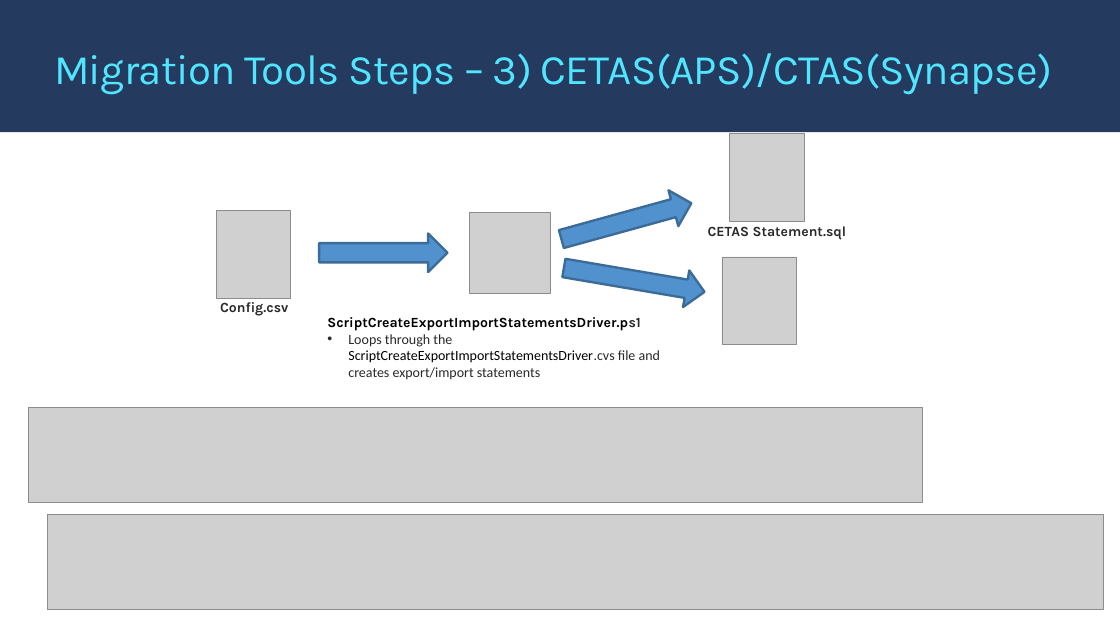
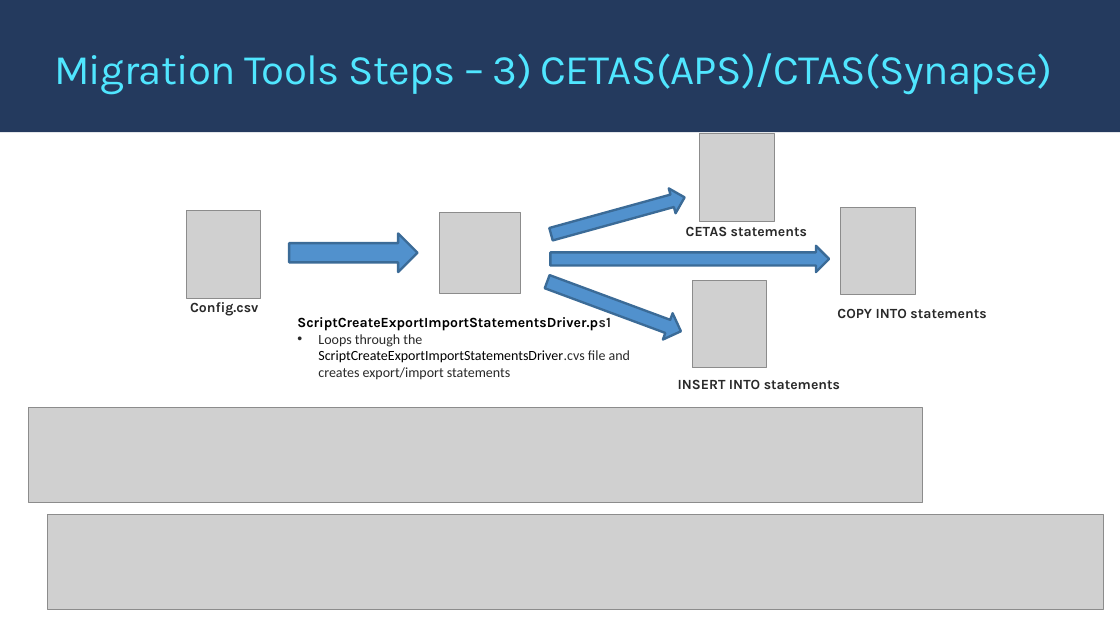
Before and after one commit to microsoft/AzureSynapseScriptsAndAccelerators, a slide deck: slide 59 of Migration/APS/APS2Synapse_Migration.pptx (slide 58 before the commit). Drawn at 1120x630 pixels with LibreOffice and Linux fonts; fonts in the diff are those of the drawing; grey boxes stand for pictures; background and template pictures are left out. Boxes give left, top, right and bottom in pixels: in the first picture for what was removed or moved away, otherwise in the second. Text is boxed around its words. In the diff, an @@ line names an element or a change of style, - is before the commit and + after.

```diff
--- a/Migration/APS/APS2Synapse_Migration.pptx
+++ b/Migration/APS/APS2Synapse_Migration.pptx
@@ right arrow resized from (x1=556, y1=185, x2=696, y2=257) to (x1=548, y1=185, x2=688, y2=247) @@
@@ picture added at (x1=841, y1=208, x2=916, y2=295) @@
@@ 3 pictures, 2 texts, 1 right arrow moved together from (x1=216, y1=134, x2=805, y2=380) to (x1=187, y1=134, x2=775, y2=380) @@
@@ text at (x1=686, y1=226, x2=807, y2=236): text changed @@
-CETAS Statement.sql
+CETAS statements
@@ right arrow at (x1=542, y1=268, x2=686, y2=344): rotation 9 to 20 degrees @@
@@ right arrow added at (x1=550, y1=246, x2=829, y2=272), fill #5191CD, outline #3C6B98 2 pt @@
@@ picture moved from (x1=723, y1=257, x2=797, y2=344) to (x1=692, y1=281, x2=767, y2=368) @@
@@ text added at (x1=837, y1=308, x2=986, y2=318), 12 pt, text #292929, bold @@
+COPY INTO statements
@@ text added at (x1=678, y1=379, x2=840, y2=389), 12 pt, text #292929, bold @@
+INSERT INTO statements
```
Also in this commit, not shown: 3 other slides changed, 1 slide added, 8 other files.
